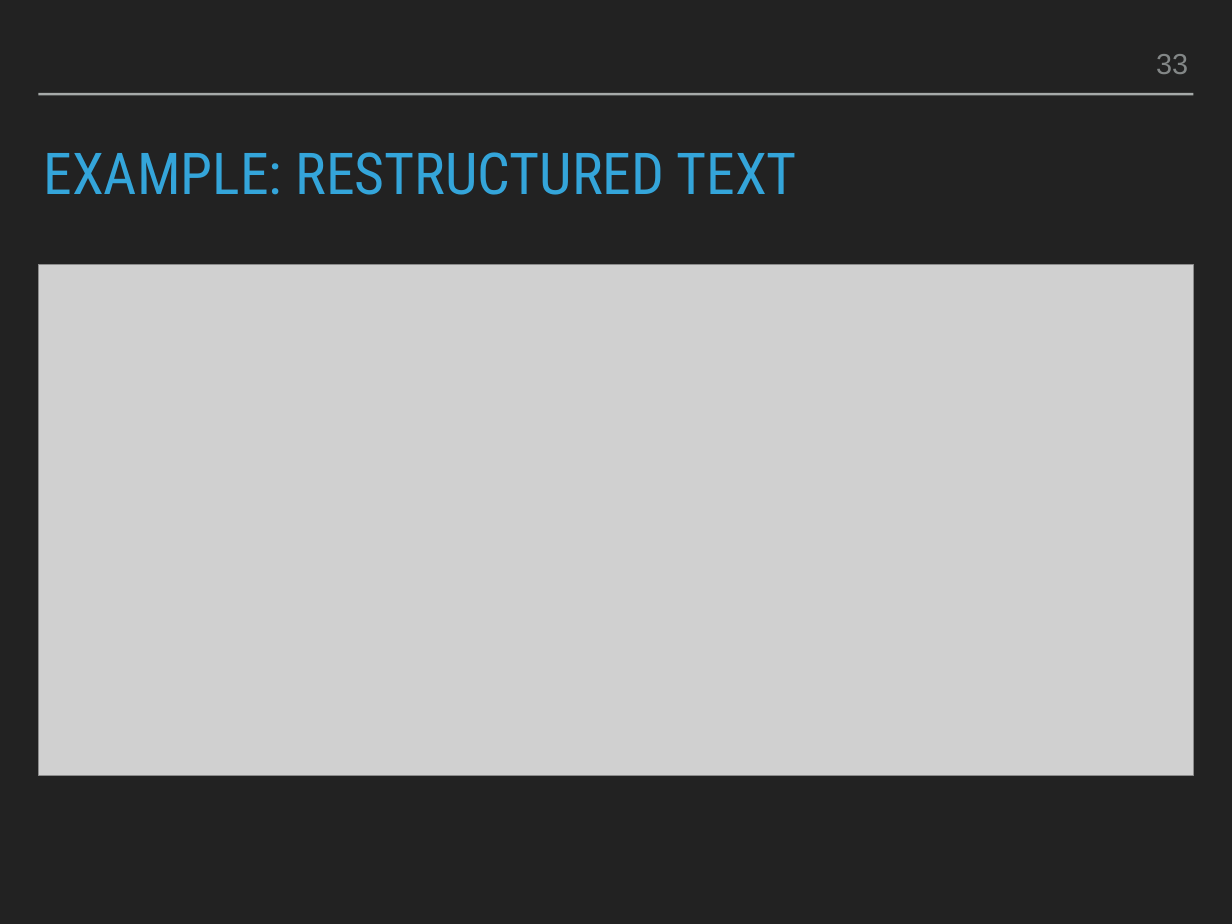
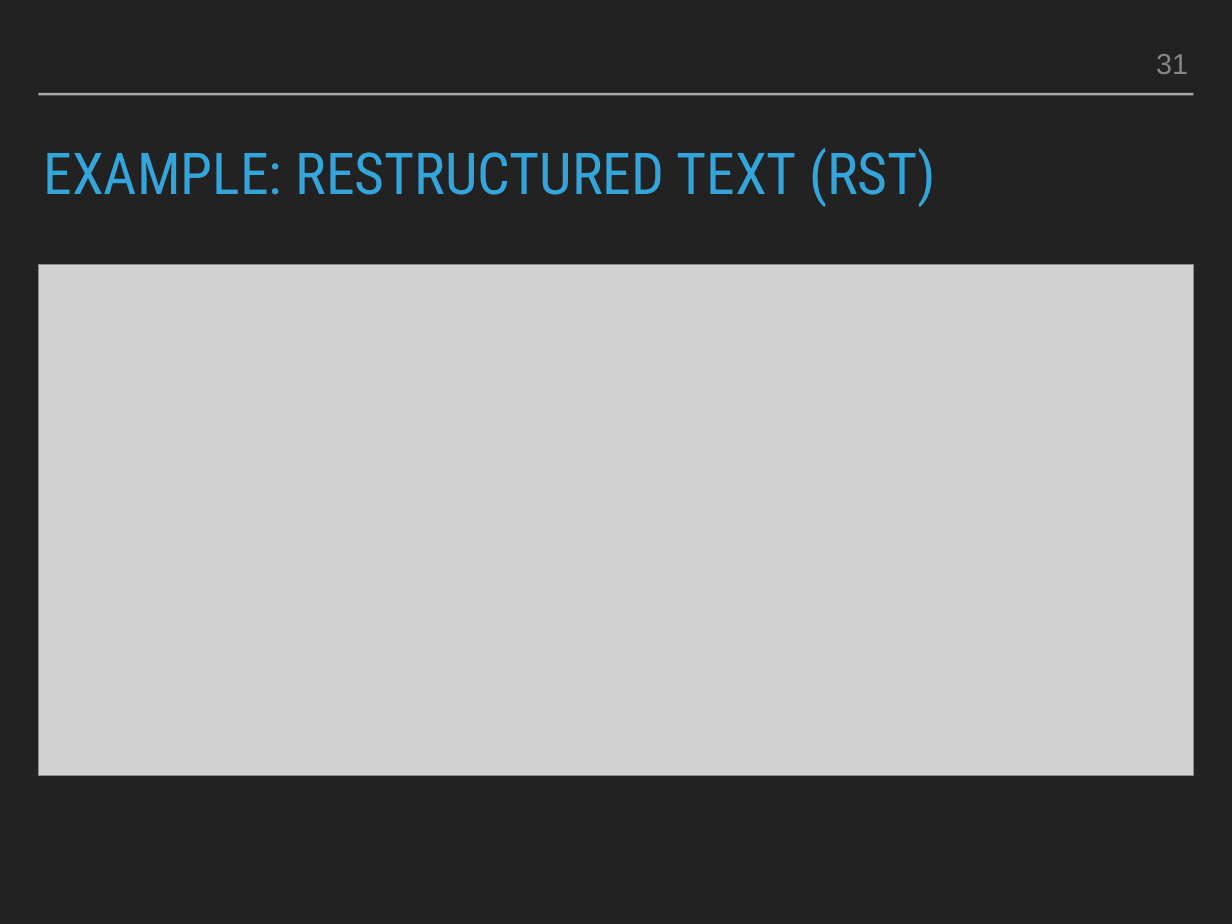
Before and after one commit to smu095/presentations, a slide deck: slide 31 of python101/slides/python101.pptx (slide 33 before the commit). Drawn at 1232x924 pixels with LibreOffice and Linux fonts; fonts in the diff are those of the drawing; grey boxes stand for pictures. Boxes give left, top, right and bottom in pixels: in the first picture for what was removed or moved away, otherwise in the second. Text is boxed around its words. In the diff, an @@ line names an element or a change of style, - is before the commit and + after.

```diff
--- a/python101/slides/python101.pptx
+++ b/python101/slides/python101.pptx
@@ page number at [1156,54,1188,74]: text changed @@
-33
+31
@@ title at [43,148,936,207]: text changed @@
-EXAMPLE: RESTRUCTURED TEXT
+EXAMPLE: RESTRUCTURED TEXT (RST)
```
Also in this commit, not shown: 7 other slides changed, 2 slides added, 3 slides removed, 1 other file.
